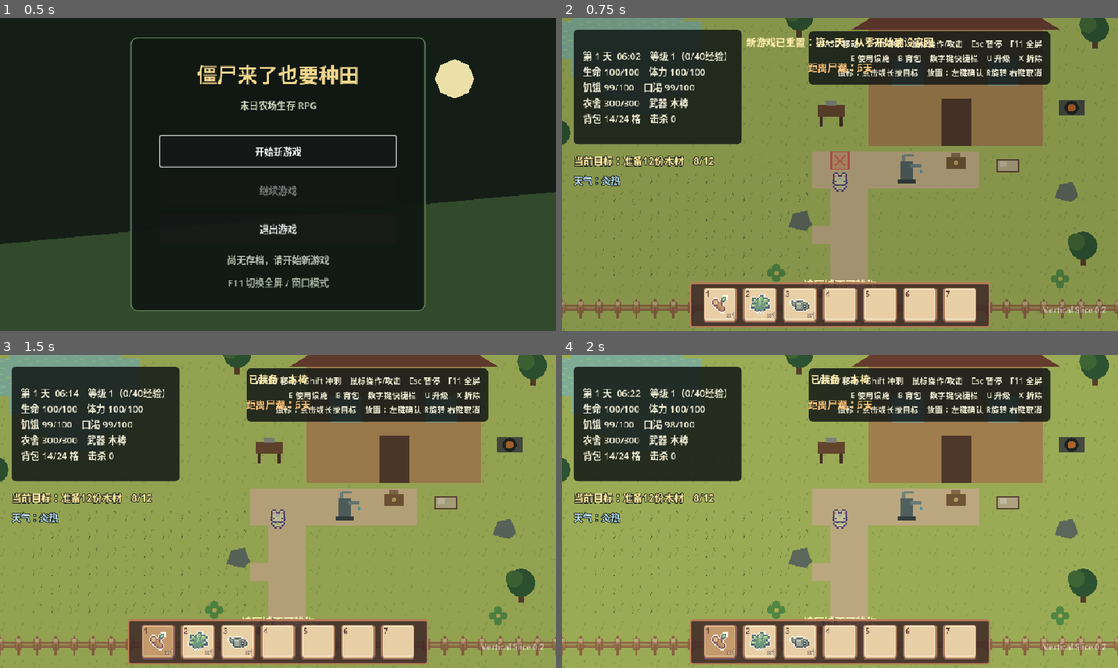
Above: before the commit, frames 1-4 (two rows, left to right).
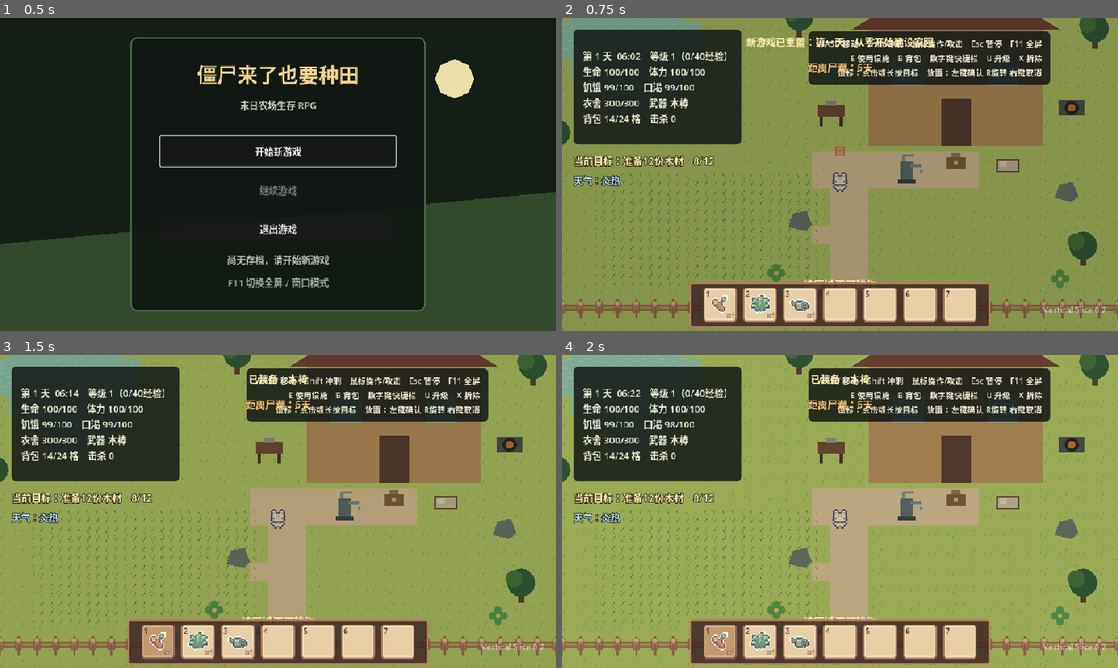
Above: after the commit, the same moments.

Repository: fanfanhappy/zombie-farm-survival
Game: Godot game, scene res://scenes/ui/main_menu.tscn
The game is run twice, just before and just after one commit, with the same random seed, the same clock (stepped at 60 frames per second) and the same inputs.
Inputs:
- Up to frame 1 (0.5 s): no input
- Up to frame 2 (0.75 s): click "开始新游戏" at 0.5 s
- Up to frame 3 (1.5 s): click "×1" at 1.25 s
- Up to frame 4 (2 s): no input

Frame 1 is identical in both runs. In frame 2, 0.5% of the frame differs, in the area x 5-52%, y 41-86%; in frame 3, 0.4%; in frame 4, 0.4%.

Commit message:
缩小耕地网格并修正地形拼接

Diff:
--- a/scripts/core/game_controller.gd
+++ b/scripts/core/game_controller.gd
@@ -295,7 +295,8 @@
 	for node in get_tree().get_nodes_in_group("mouse_action_targets"):
 		var target := node as Node2D
 		var cursor_distance := mouse_world_position.distance_to(target.global_position)
-		if cursor_distance < nearest_cursor_distance and player.global_position.distance_to(target.global_position) <= 64.0:
+		var selection_radius := FarmPlot.CELL_SIZE * 0.5 if target is FarmPlot else nearest_cursor_distance
+		if cursor_distance <= selection_radius and cursor_distance < nearest_cursor_distance and player.global_position.distance_to(target.global_position) <= 64.0:
 			nearest = target
 			nearest_cursor_distance = cursor_distance
 	for node in get_tree().get_nodes_in_group("zombies"):
@@ -415,9 +416,10 @@
 func _spawn_world_objects() -> void:
 	for data in [["wood", Vector2(150, 370)], ["wood", Vector2(1080, 190)], ["wood", Vector2(1060, 565)], ["wood", Vector2(570, 170)], ["stone", Vector2(570, 520)], ["stone", Vector2(1030, 470)], ["stone", Vector2(620, 640)], ["herb", Vector2(530, 610)], ["herb", Vector2(1020, 620)]]:
 		var node := HarvestableResource.new(); node.position = data[1]; add_child(node); node.setup(data[0])
-	for row in 6:
-		for column in 12:
-			var plot := FarmPlot.new(); plot.position = Vector2(224 + column * 32, 448 + row * 32); add_child(plot)
+	# 耕地使用素材原生的16像素网格；数量加倍后测试区占地范围基本不变。
+	for row in 12:
+		for column in 24:
+			var plot := FarmPlot.new(); plot.position = Vector2(224 + column * FarmPlot.CELL_SIZE, 448 + row * FarmPlot.CELL_SIZE); add_child(plot)
 	var workbench := CraftingStation.new(); workbench.position = Vector2(625, 330); add_child(workbench); workbench.setup("workbench")
 	var kitchen := CraftingStation.new(); kitchen.position = Vector2(1040, 325); add_child(kitchen); kitchen.setup("kitchen")
 	var sleep_point := SleepPoint.new(); sleep_point.position = Vector2(930, 425); add_child(sleep_point)
--- a/scripts/world/environment/world_grid_cursor.gd
+++ b/scripts/world/environment/world_grid_cursor.gd
@@ -4,14 +4,16 @@
 enum CursorState { HIDDEN, INTERACTABLE, OUT_OF_REACH, BLOCKED }
 
 var state := CursorState.HIDDEN
+var cell_size := 32.0
 
 
-func set_cursor(at_position: Vector2, next_state: CursorState) -> void:
+func set_cursor(at_position: Vector2, next_state: CursorState, next_cell_size := 32.0) -> void:
 	position = at_position
 	visible = next_state != CursorState.HIDDEN
-	if state == next_state:
+	if state == next_state and is_equal_approx(cell_size, next_cell_size):
 		return
 	state = next_state
+	cell_size = next_cell_size
 	queue_redraw()
 
 
@@ -25,8 +27,10 @@
 		CursorState.BLOCKED:
 			fill_color = Color(0.95, 0.25, 0.22, 0.18)
 			border_color = Color("#f06a63")
-	draw_rect(Rect2(-16, -16, 32, 32), fill_color, true)
-	draw_rect(Rect2(-15, -15, 30, 30), border_color, false, 2.0)
+	var half_size := cell_size * 0.5
+	draw_rect(Rect2(-half_size, -half_size, cell_size, cell_size), fill_color, true)
+	draw_rect(Rect2(-half_size + 1.0, -half_size + 1.0, cell_size - 2.0, cell_size - 2.0), border_color, false, 1.5)
 	if state == CursorState.BLOCKED:
-		draw_line(Vector2(-9, -9), Vector2(9, 9), border_color, 1.5)
-		draw_line(Vector2(9, -9), Vector2(-9, 9), border_color, 1.5)
+		var mark_half_size := maxf(3.0, half_size - 4.0)
+		draw_line(Vector2(-mark_half_size, -mark_half_size), Vector2(mark_half_size, mark_half_size), border_color, 1.25)
+		draw_line(Vector2(mark_half_size, -mark_half_size), Vector2(-mark_half_size, mark_half_size), border_color, 1.25)
--- a/scripts/world/environment/world_tilemap.gd
+++ b/scripts/world/environment/world_tilemap.gd
@@ -2,6 +2,7 @@
 extends Node2D
 
 const TILE_SIZE := Vector2i(16, 16)
+const FARM_CELL_SIZE := 16.0
 const WORLD_SIZE := Vector2i(41, 26)
 
 const GRASS_TEXTURE := preload("res://assets/art/environment/terrain/terrain_grass_tileset.png")
@@ -66,13 +67,15 @@
 func _create_farming_terrain_layer() -> TileMapLayer:
 	var layer := TileMapLayer.new()
 	layer.name = "FarmingTerrainLayer"
-	layer.position = Vector2(-16.0, -16.0)
-	layer.scale = Vector2(2.0, 2.0)
+	# Farming art is authored on a native 16x16 grid. Keeping it at 1:1 also
+	# makes the selected plot line up with the player's tool animation.
+	layer.position = Vector2(-FARM_CELL_SIZE * 0.5, -FARM_CELL_SIZE * 0.5)
 	layer.z_index = -16
 	var tiles := TileSet.new()
 	tiles.tile_size = TILE_SIZE
 	tiles.add_terrain_set(0)
-	tiles.set_terrain_set_mode(0, TileSet.TERRAIN_MODE_MATCH_CORNERS_AND_SIDES)
+	# 图集左上角4x4区域正好覆盖16种上下左右连接组合。
+	tiles.set_terrain_set_mode(0, TileSet.TERRAIN_MODE_MATCH_SIDES)
 	tiles.add_terrain(0)
 	tiles.set_terrain_name(0, 0, "tilled_dirt")
 	var atlas := TileSetAtlasSource.new()
@@ -82,12 +85,13 @@
 	for y in 7:
 		for x in 11:
 			var atlas_coord := Vector2i(x, y)
-			if _alpha_coverage(image, Rect2i(atlas_coord * TILE_SIZE, TILE_SIZE)) <= 0.01:
+			if not _is_farming_terrain_tile(atlas_coord) or _alpha_coverage(image, Rect2i(atlas_coord * TILE_SIZE, TILE_SIZE)) <= 0.01:
 				continue
 			atlas.create_tile(atlas_coord)
 			var tile_data := atlas.get_tile_data(atlas_coord, 0)
 			tile_data.terrain_set = 0
-			tile_data.terrain = 0 if _tile_center_is_filled(image, atlas_coord) else -1
+			# 边缘块虽然只有一小部分泥土，但它仍代表一个被开垦的逻辑格。
+			tile_data.terrain = 0
 			_apply_terrain_peering_bits(tile_data, image, atlas_coord)
 	tiles.add_source(atlas, 0)
 	layer.tile_set = tiles
@@ -108,16 +112,17 @@
 		TileSet.CELL_NEIGHBOR_BOTTOM_LEFT_CORNER: Rect2i(origin + Vector2i(0, 13), Vector2i(3, 3)),
 	}
 	for neighbor in checks:
-		var threshold := 0.45 if neighbor in [TileSet.CELL_NEIGHBOR_TOP_SIDE, TileSet.CELL_NEIGHBOR_RIGHT_SIDE, TileSet.CELL_NEIGHBOR_BOTTOM_SIDE, TileSet.CELL_NEIGHBOR_LEFT_SIDE] else 0.35
+		# 凹角素材的角落仍有少量抗锯齿像素，角判定必须足够严格，
+		# 否则它会和完整中心块得到同一套 terrain signature。
+		var threshold := 0.45 if neighbor in [TileSet.CELL_NEIGHBOR_TOP_SIDE, TileSet.CELL_NEIGHBOR_RIGHT_SIDE, TileSet.CELL_NEIGHBOR_BOTTOM_SIDE, TileSet.CELL_NEIGHBOR_LEFT_SIDE] else 0.75
 		if _alpha_coverage(image, checks[neighbor]) > threshold:
 			tile_data.set_terrain_peering_bit(neighbor, 0)
 
 
-func _tile_center_is_filled(image: Image, atlas_coord: Vector2i) -> bool:
-	# Terrain center tiles in this atlas have a fully opaque middle. Inner-corner
-	# transition pieces only cover roughly 35%-40% of this area and must not be
-	# registered as terrain centers, or solid tilled fields develop grass holes.
-	return _alpha_coverage(image, Rect2i(atlas_coord * TILE_SIZE + Vector2i(5, 5), Vector2i(6, 6))) >= 0.80
+func _is_farming_terrain_tile(atlas_coord: Vector2i) -> bool:
+	# 只使用标准4x4边连接区。右侧的复杂凹角变体需要另一套角规则，
+	# 混用会让完整地块随机出现透明缺口。
+	return atlas_coord.x <= 3 and atlas_coord.y <= 3
 
 
 func _alpha_coverage(image: Image, area: Rect2i) -> float:
@@ -136,7 +141,7 @@
 	for node in get_tree().get_nodes_in_group("farm_plots"):
 		var plot := node as FarmPlot
 		if plot.state != FarmPlot.PlotState.EMPTY:
-			next_cells.append(Vector2i(roundi(plot.position.x / 32.0), roundi(plot.position.y / 32.0)))
+			next_cells.append(Vector2i(roundi(plot.position.x / FARM_CELL_SIZE), roundi(plot.position.y / FARM_CELL_SIZE)))
 	next_cells.sort()
 	if next_cells == connected_farm_cells:
 		return
@@ -242,17 +247,17 @@
 	var player := get_parent().get_node_or_null("Player") as Player
 	if is_instance_valid(hovered_plot):
 		var reachable := is_instance_valid(player) and player.global_position.distance_to(hovered_plot.global_position) <= 64.0
-		grid_cursor.set_cursor(hovered_plot.global_position, WorldGridCursor.CursorState.INTERACTABLE if reachable else WorldGridCursor.CursorState.OUT_OF_REACH)
+		grid_cursor.set_cursor(hovered_plot.global_position, WorldGridCursor.CursorState.INTERACTABLE if reachable else WorldGridCursor.CursorState.OUT_OF_REACH, FARM_CELL_SIZE)
 		cursor_hint = "" if reachable else "目标太远，靠近后才能操作"
 		return
-	var snapped_position := Vector2(roundf(mouse_position.x / 32.0) * 32.0, roundf(mouse_position.y / 32.0) * 32.0)
-	grid_cursor.set_cursor(snapped_position, WorldGridCursor.CursorState.BLOCKED)
+	var snapped_position := Vector2(roundf(mouse_position.x / FARM_CELL_SIZE) * FARM_CELL_SIZE, roundf(mouse_position.y / FARM_CELL_SIZE) * FARM_CELL_SIZE)
+	grid_cursor.set_cursor(snapped_position, WorldGridCursor.CursorState.BLOCKED, FARM_CELL_SIZE)
 	cursor_hint = "该区域不可耕作"
 
 
 func _find_hovered_farm_plot(mouse_position: Vector2) -> FarmPlot:
 	var hovered_plot: FarmPlot
-	var nearest_distance := 16.0
+	var nearest_distance := FARM_CELL_SIZE * 0.5
 	for node in get_tree().get_nodes_in_group("farm_plots"):
 		var plot := node as FarmPlot
 		var distance := mouse_position.distance_to(plot.global_position)
--- a/scripts/world/farming/farm_plot.gd
+++ b/scripts/world/farming/farm_plot.gd
@@ -2,6 +2,8 @@
 extends Node2D
 
 enum PlotState { EMPTY, TILLED, PLANTED, GROWING, READY }
+
+const CELL_SIZE := 16.0
 
 var state := PlotState.EMPTY
 var watered := false
@@ -169,5 +171,5 @@
 	if highlight_state > 0:
 		var highlight_color := Color(1.0, 0.88, 0.3, 0.28) if highlight_state == 1 else Color(0.95, 0.28, 0.25, 0.24)
 		var border_color := Color("#ffe36b") if highlight_state == 1 else Color("#ee6158")
-		draw_rect(Rect2(-15, -15, 30, 30), highlight_color, true)
-		draw_rect(Rect2(-15, -15, 30, 30), border_color, false, 2.0)
+		draw_rect(Rect2(-8, -8, CELL_SIZE, CELL_SIZE), highlight_color, true)
+		draw_rect(Rect2(-7.5, -7.5, CELL_SIZE - 1.0, CELL_SIZE - 1.0), border_color, false, 1.0)
